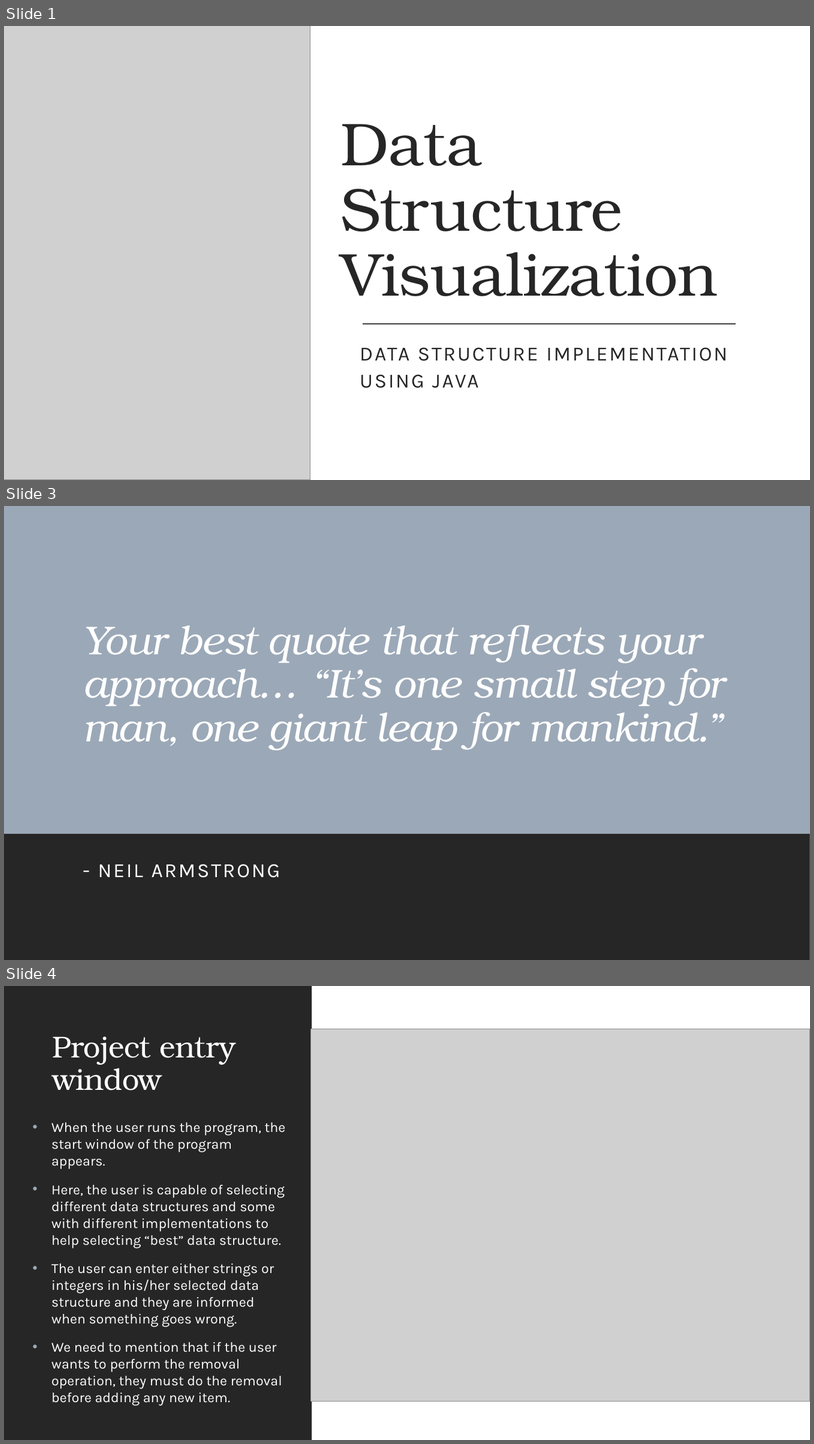
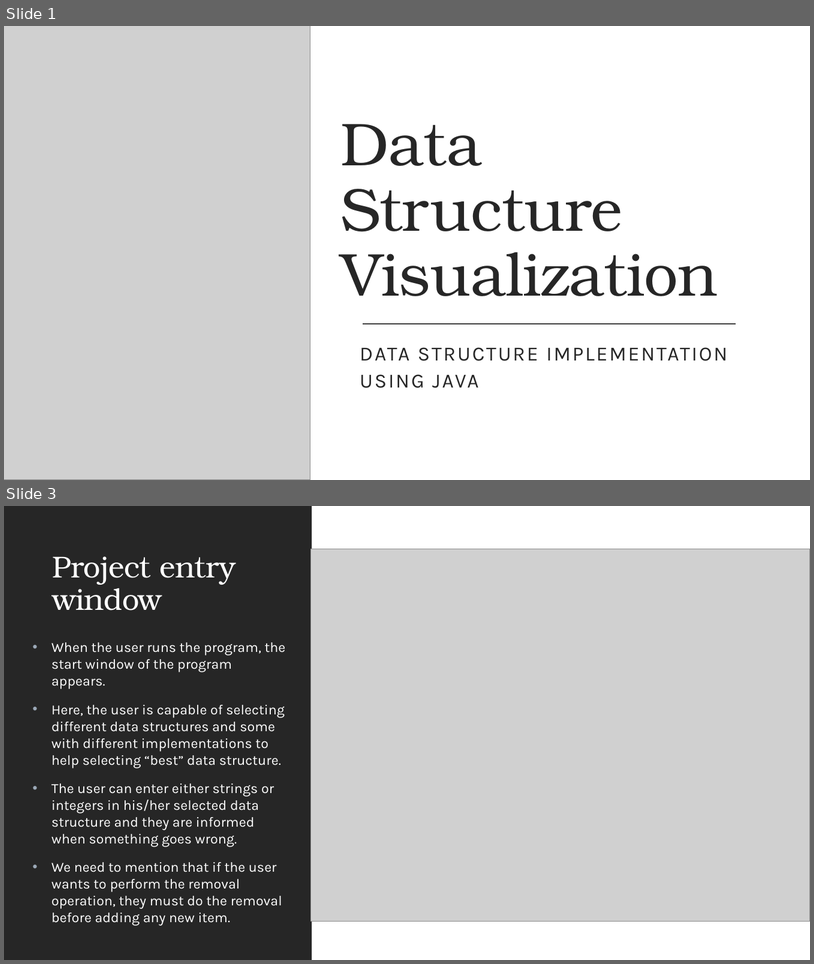
Before and after one commit to Eman-123-eng/Data-Struc.-Visualization, a slide deck: Data Structure Visualization.pptx. Shown one above the other, each under a label of ours: slides 1, 3 and 4 before the commit, slides 1 and 3 after it; the slides between them are not shown. The pictures are 814x1444 and 814x964 pixels, drawn with LibreOffice and Linux fonts; fonts in the diff are those of the drawing; grey boxes stand for pictures. Boxes give left, top, right and bottom in pixels: in the first picture for what was removed or moved away, otherwise in the second. Text is boxed around its words. In the diff, an @@ line names an element or a change of style, - is before the commit and + after.

```diff
--- a/Data Structure Visualization.pptx
+++ b/Data Structure Visualization.pptx
@@ slide 3 removed at (4,506,810,960), background #FFFFFF; not listed: 1 template element that a slide beside it also shows @@
@@ rectangle removed at (4,506,810,960) @@
@@ title removed at (83,625,725,750) @@
-Your best quote that reflects your approach… “It’s one small step for man, one giant leap for mankind.”
@@ rectangle removed at (4,834,810,960) @@
@@ subtitle removed at (98,864,281,877) @@
-- NEIL ARMSTRONG
@@ what was slide 4 is now slide 3 @@
```
Also in this commit, not shown: 2 slides changed, 6 slides added, 4 other slides removed, 2 other files.
